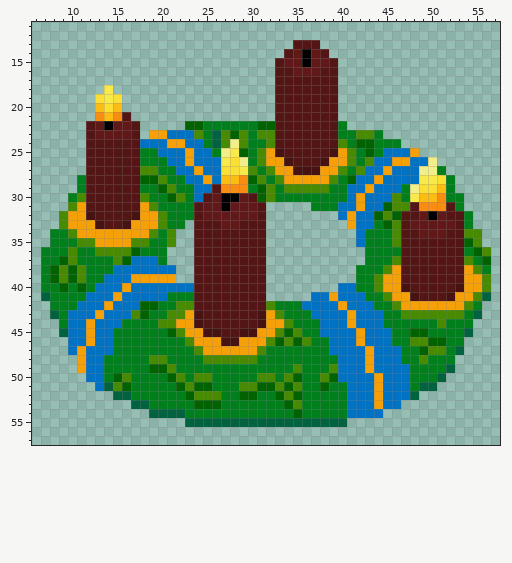
Pixel-art sprite, stored at Assets/FuerWinter/Adventskranz.png. The picture above was drawn from the file before the commit.
The file is 64x64 pixels. Shown: x 6..57, y 11..57.
Now the later version:
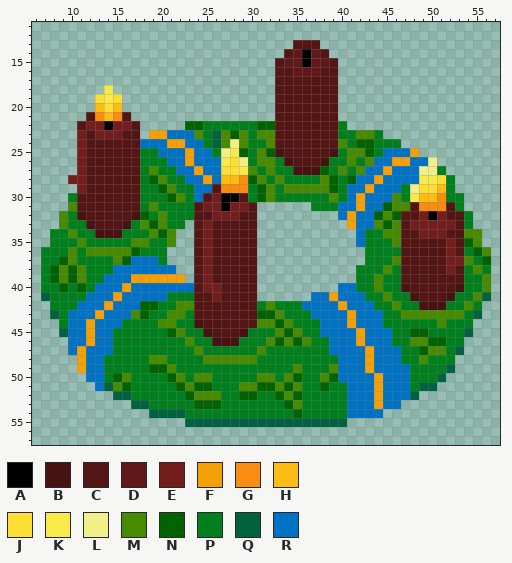
Palette (. is transparent): A #000000  B #471212  C #541515  D #611818  E #731d1d  F #f6a007  G #f98d12  H #fcbc14  J #fcdf35  K #f9ea4b  L #f2ee89  M #488a00  N #006300  P #00801d  Q #00623e  R #0072c4
From old to new:
@@ x 6..57 @@
 20 .......HJH.................CCCCCCC..................
-21 .......GHGC................CCCCCCC..................
-22 ......CDADDC.....NNPPPPPPNNCCCCCCCP.................
-23 ......CDDDDC.FFRRRMPQMNMPMMCCCCCCCPPMMP.............
-24 ......CCCCCCRRRFFRRPQMLMPPMCCCCCCCMPNNPPP...........
-25 ......CCCCCCPPRRRFRRPLKNPMFBCCCCCBFMPNPRRRF.........
-26 ......CCCCCCPPPRRFRRRKJLPMFFBCCCBFFMPMRRFFRRL.......
-27 ......CCCCCCMMPPRRFRRJJKMPMFFBBBFFMPMRRFRRRLLP......
-28 .....PCCCCCCNNMPPRRFRHHGNMPMFFFFFMPNRRFRRRRKKJP.....
-29 .....PCCCCCCPPNMPPRRCGGGPNMPMMMMMPPRRFRRRPLJJHP.....
-30 ....PMCCCCCCMPPNMPRCDAADCNMPPPPPPPPRFRRRMPKHHGPP....
-31 ....MFCCCCCCFMPPPPCDDADDDC.....PPPRRFRRNMMCGGGCP....
-32 ...MFFBCCCCBFFMPPPCDDDDDDC........RFRRNMNCCDADCCP...
-33 ...MFFFBCCBFFFMPP.CCCDDCCC.........FRRPNMCDDDDDCP...
-34 ..PPMFFFFFFFFMPM..CCCCCCCC..........RPPPMCCDDDCCMM..
-35 ..PPPMMFFFFMMPPM..CCCCCCCC..........RPPPMCCCCCCCNM..
-36 .PPPMPPMMMMNPPP...CCCCCCCC...........PPPPCCCCCCCPNM.
-37 .PPNMPPPPMNRRRP...CCCCCCCC...........PPPMCCCCCCCMPN.
-38 .PNMNMPPPRRRRRRR..CCCCCCCC..........PPPMFCCCCCCCFMP.
-39 .PNMNMPPRRRFFFFF..CCCCCCCC..........PPMFFCCCCCCCFFM.
-40 .PPNPNPRRRFRRRRRRRCCCCCCCC........RRPPMFFBCCCCCBFFM.
-41 .QPPPPRRRFRRRRRPPPCCCCCCCC.....RRFRRRPPMFFBCCCBFFMQ.
-42 ..PPPRRRFRRRNNPPMMCCCCCCCCMPPPRRRRFRRRPPMFFFFFFFMP..
-43 ..QPRRRFRRRMNPPMMFBCCCCCCBFMPPPRRRRFRRRPPMMMMMMMPQ..
-44 ...PRRFRRRPPPPMMFFBCCCCCCBFFMPPPRRRFRRRPPPPPPMPPP...
-45 ...QRRFRRPPPPPPNMFFBBCCBBFFMNMPPRRRRFRRRPPNNPPPPQ...
-46 ....RRFRRPPPPPPPPMFFFBBFFFMNMNMPPRRRFRRRPPMMNNPP....
-47 ....RFRRRPPPPPPPPPMFFFFFFMPPPPPPPRRRRFRRRPPNMMPQ....
+21 ......CGHGC................CCCCCCC..................
+22 .....CEEAEEC.....NNPPPPPPNNCCCCCCCP.................
+23 .....ECEEECC.FFRRRMPQMNMPMMCCCCCCCPPMMP.............
+24 .....ECCCCCCRRRFFRRPQMLMPPMCCCCCCCMPNNPPP...........
+25 .....ECCCCCCPPRRRFRRPLKNPMNBCCCCCBPMMNPRRRF.........
+26 .....ECCCCCCPPPRRFRRRKJLPMMPBCCCBPPMPMRRFFRRL.......
+27 .....ECCCCCCPMPPRRFRRJJKMPMPPBBBNPMPMRRFRRRLLP......
+28 ....EECCCCCCPNMPPRRFRHHGNMPMPPPPMNPNRRFRRRRKKJP.....
+29 .....ECCCCCCPPNMPPRRCGGGPNMPMMMMMNPRRFRRRPLJJHP.....
+30 ....PCCCCCCCPPPNMPRCEAACPNMPPPPPPMPRFRRRMPKHHGPP....
+31 ....MCCCCCCCPMPPPPCEEAEEC......PPPRRFRRNMMCGGGCP....
+32 ...MPBCCCCCBNPMPPPCCEEECC.........RFRRNMNCCEAECCP...
+33 ...MPPBCCCBPMNMPP.CECCCCC..........FRRMNMCEEEEECP...
+34 ..PPMPPBBBPPPMNM..CECCCCC...........RPPMMCCEEECCMM..
+35 ..PPPMPPPPPMMPPM..CECCCCC...........RPPPMCCCCCECNM..
+36 .PPPMPMMMMMNPPP...CECCCCC............PPPPCCCCCECPNM.
+37 .PPNMPPPPMNRRRP...CECCCCC............PPPMCCCCCEEMPN.
+38 .PNMNMPPPRRRRRRR..CECCCCC...........PPPMPCCCCCECPMP.
+39 .PNMNMPPRRRFFFFFF.CECCCCC...........PPMPPCCCCCCCPPM.
+40 .PPNPNPRRRFRRRRRRRCEECCCC.........RRPPMPPBCCCCCBPPM.
+41 .QPPPPRRRFRRRRRPPPCCECCCC......RRFRRRPPMPPBCCCBPPMQ.
+42 ..PPPRRRFRRRNNPPMMCCCCCCCPMPPPRRRRFRRRPPMPPBBBPPMP..
+43 ..QPRRRFRRRMNPPMMPCCCCCCCNNMPPPRRRRFRRRPPMMMMMMMPQ..
+44 ...PRRFRRRPPPPMMPPBCCCCCCMMNMPPPRRRFRRRPPPPPPMPPP...
+45 ...QRRFRRPPPPPPNMPPBCCCBPPPMNMPPRRRRFRRRPPNNPPPPQ...
+46 ....RRFRRPPPPPPPPMPPBBBPPPMNMNMPPRRRFRRRPPMMNNPP....
+47 ....RFRRRPPPPPPPPPMPPPPPPMPPPPPPPRRRRFRRRPPNMMPQ....
 48 .....FRRPPPPPMMPPPPMMMMMMPPPPPPPPPRRRFRRRPPMPPP.....
Changed places in both pictures, as pixel boxes (x1, y1, x2, y2):
changed: (68, 112, 167, 256)
changed: (176, 148, 482, 355)
